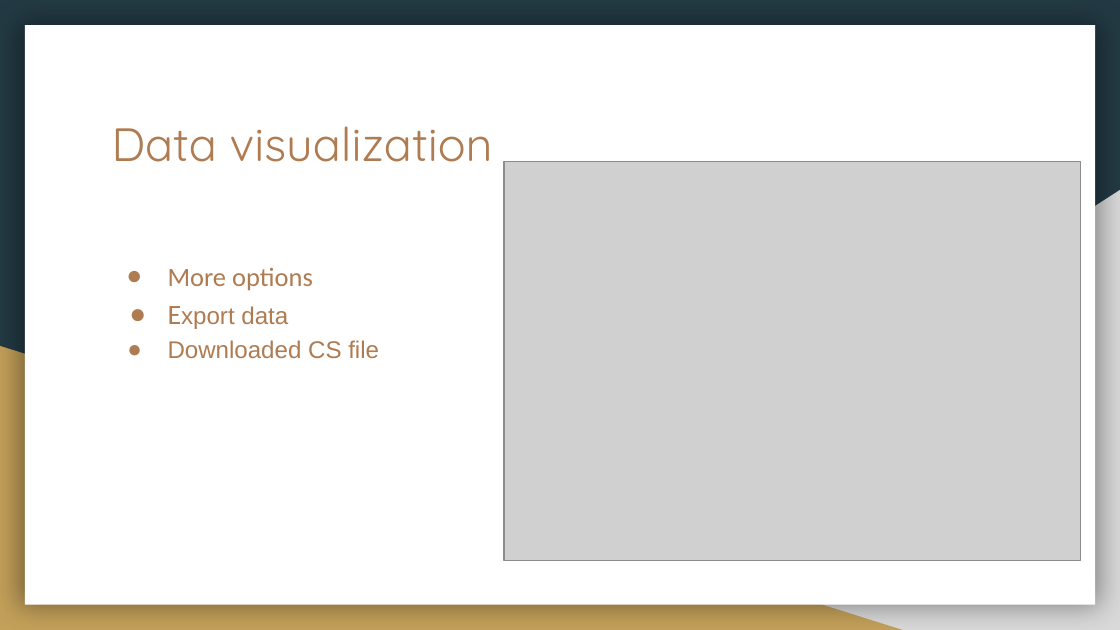
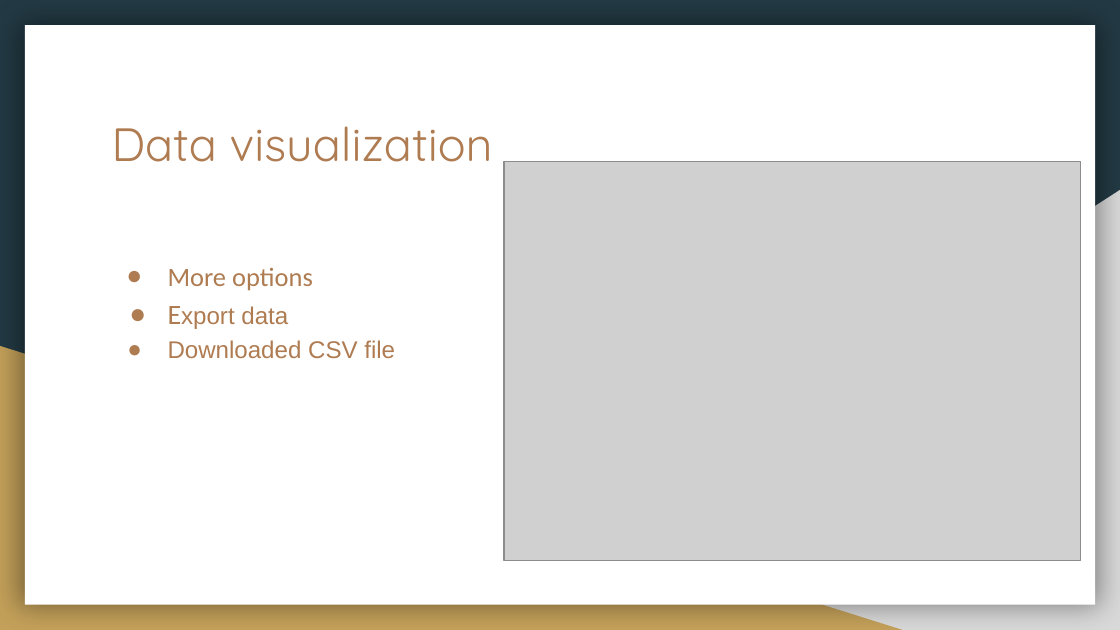
Before and after one commit to theteleton/project, a slide deck: slide 5 of presentation/presentation.pptx. Drawn at 1120x630 pixels with LibreOffice and Linux fonts; fonts in the diff are those of the drawing; grey boxes stand for pictures. Boxes give left, top, right and bottom in pixels: in the first picture for what was removed or moved away, otherwise in the second. Text is boxed around its words. In the diff, an @@ line names an element or a change of style, - is before the commit and + after.

```diff
--- a/presentation/presentation.pptx
+++ b/presentation/presentation.pptx
@@ text at [168,340,395,358]: text changed @@
-● Downloaded CS file
+● Downloaded CSV file
```
Also in this commit, not shown: 7 other slides changed, 1 slide added.
